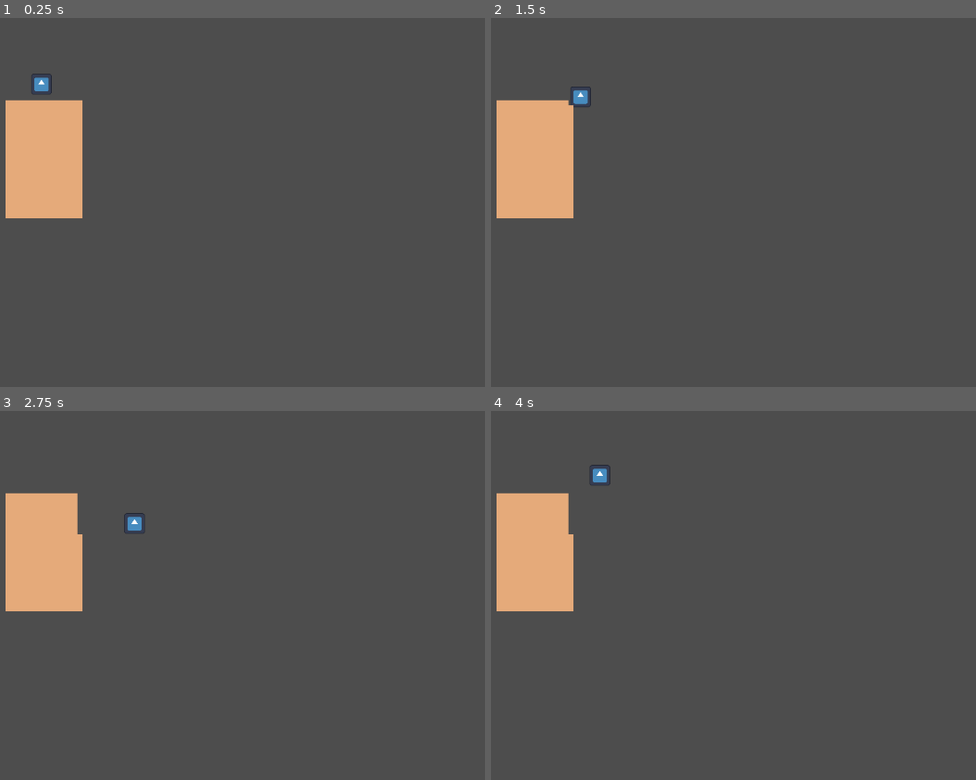
Above: before the commit, frames 1-4 (two rows, left to right).
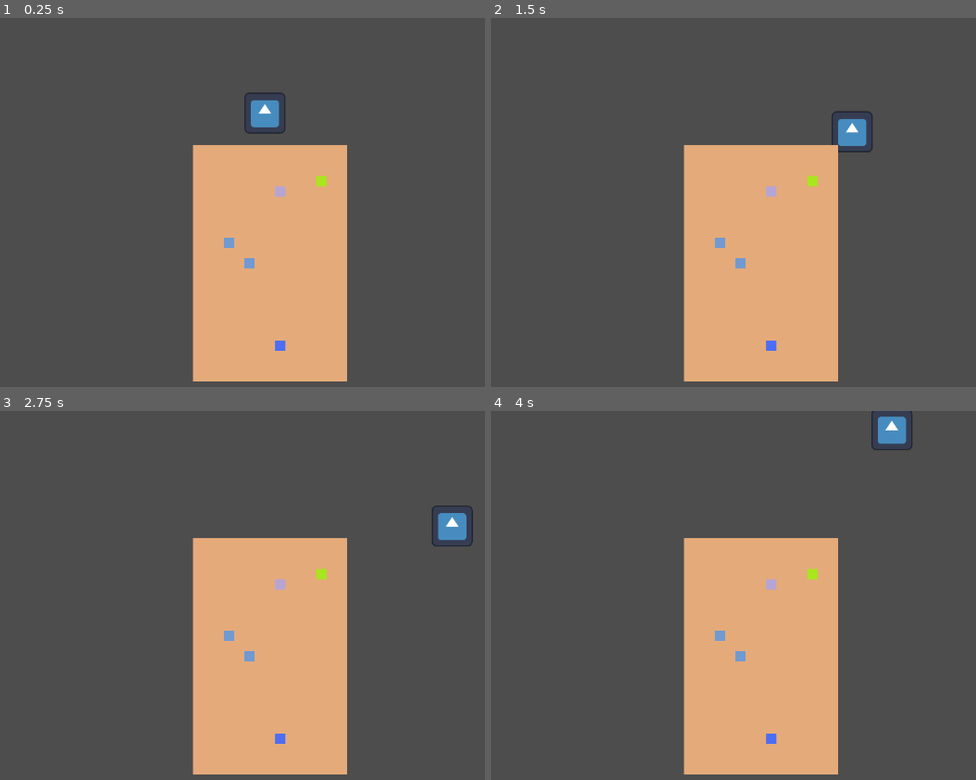
Above: after the commit, the same moments.

Repository: MatthewMa929/Game-Jam-NYNS
Game: Godot game, scene res://World/world.tscn
Same seed, same stepped clock (60 frames per second), same inputs: the game is played once before the commit and once after it. The engine's default icon, where the game draws it, is replaced by a stand-in: a white triangle on a blue panel in a dark square.
Inputs:
- Up to frame 1 (0.25 s): no input
- Up to frame 2 (1.5 s): tap Enter at 0.5 s; hold D (Right) 0.53-1.28 s; hold S (Down) from 1.28 s (still down)
- Up to frame 3 (2.75 s): release S (Down) at 2.03 s; hold D (Right) from 2.03 s (still down)
- Up to frame 4 (4 s): release D (Right) at 2.78 s; hold W (Up) 2.78-3.53 s; hold A (Left) from 3.53 s (still down)

The runs differ from the first frame. In frame 1, 26% of the frame differs, in the area x 1-72%, y 15-99%; in frame 2, 26%; in frame 3, 26%; in frame 4, 26%.
Error after the commit: Invalid operands 'Vector2i' and 'Vector2' in operator '!='. (res://Player/player.gd:18)

Commit message:
Ore functionality ready, Movement 8 way

Diff:
--- a/Player/player.gd
+++ b/Player/player.gd
@@ -1,23 +1,21 @@
 extends CharacterBody2D
 
 
-const SPEED = 100
+var SPEED = 100
+var direction = Vector2.ZERO
 
 func _physics_process(delta):
-	var direction_x = Input.get_axis("Left", "Right")
-	var direction_y = Input.get_axis("Up", "Down")
-	if direction_x:
-		velocity.x = direction_x * SPEED
-		velocity.y = 0
-	elif direction_y:
-		velocity.y = direction_y * SPEED
-		velocity.x = 0
-	if !direction_x:
-		velocity.x = move_toward(velocity.x, 0, SPEED)
-	if !direction_y:
-		velocity.y = move_toward(velocity.y, 0, SPEED)
+	direction.x = Input.get_axis("Left", "Right")
+	direction.y = Input.get_axis("Up", "Down")
+	direction = direction.normalized()
+	velocity = direction * SPEED
 	var collision = move_and_collide(velocity * delta)
 	if collision and collision.get_collider() is TileMap:
 		var tilemap = collision.get_collider()
 		var pos = tilemap.local_to_map(collision.get_position())
+		#coordinates for ores
+		var coords = tilemap.get_cell_atlas_coords(0,pos)
+		if coords != Vector2.ZERO:
+			#Mining Ores does what (Coords for Ores on Atlas TileMap)
+			pass
 		tilemap.erase_cell(0,pos)
--- a/World/world.tscn
+++ b/World/world.tscn
@@ -1,7 +1,8 @@
-[gd_scene load_steps=6 format=3 uid="uid://c0sna7behoynp"]
+[gd_scene load_steps=10 format=3 uid="uid://c0sna7behoynp"]
 
-[ext_resource type="Texture2D" uid="uid://bhokt5kekyjmt" path="res://Sprites/pixil-frame-0.png" id="1_tx6b7"]
+[ext_resource type="Texture2D" uid="uid://bhokt5kekyjmt" path="res://Sprites/Dirt.png" id="1_tx6b7"]
 [ext_resource type="PackedScene" uid="uid://dxgyw2gl5mrt3" path="res://Player/player.tscn" id="1_yd6rp"]
+[ext_resource type="Texture2D" uid="uid://bqo1fq5ccargr" path="res://Sprites/Ores.png" id="3_6xt6y"]
 
 [sub_resource type="PhysicsMaterial" id="PhysicsMaterial_doxqc"]
 
@@ -19,12 +20,97 @@
 physics_layer_0/physics_material = SubResource("PhysicsMaterial_doxqc")
 sources/0 = SubResource("TileSetAtlasSource_hru0s")
 
+[sub_resource type="PhysicsMaterial" id="PhysicsMaterial_6t7yl"]
+
+[sub_resource type="TileSetAtlasSource" id="TileSetAtlasSource_7chyq"]
+texture = ExtResource("3_6xt6y")
+texture_region_size = Vector2i(8, 8)
+1:1/0 = 0
+1:1/0/physics_layer_0/linear_velocity = Vector2(0, 0)
+1:1/0/physics_layer_0/angular_velocity = 0.0
+1:1/0/physics_layer_0/polygon_0/points = PackedVector2Array(-3.34375, -3.5, 3.46875, -3.4375, 3.46875, 3.5, -3.34375, 3.4375)
+0:0/0 = 0
+0:0/0/physics_layer_0/linear_velocity = Vector2(0, 0)
+0:0/0/physics_layer_0/angular_velocity = 0.0
+0:0/0/physics_layer_0/polygon_0/points = PackedVector2Array(-3.34375, -3.5, 3.46875, -3.4375, 3.46875, 3.5, -3.34375, 3.4375)
+0:1/0 = 0
+0:1/0/physics_layer_0/linear_velocity = Vector2(0, 0)
+0:1/0/physics_layer_0/angular_velocity = 0.0
+0:1/0/physics_layer_0/polygon_0/points = PackedVector2Array(-3.34375, -3.5, 3.46875, -3.4375, 3.46875, 3.5, -3.34375, 3.4375)
+1:0/0 = 0
+1:0/0/physics_layer_0/linear_velocity = Vector2(0, 0)
+1:0/0/physics_layer_0/angular_velocity = 0.0
+1:0/0/physics_layer_0/polygon_0/points = PackedVector2Array(-3.34375, -3.5, 3.46875, -3.4375, 3.46875, 3.5, -3.34375, 3.4375)
+2:0/0 = 0
+2:0/0/physics_layer_0/linear_velocity = Vector2(0, 0)
+2:0/0/physics_layer_0/angular_velocity = 0.0
+2:0/0/physics_layer_0/polygon_0/points = PackedVector2Array(-3.34375, -3.5, 3.46875, -3.4375, 3.46875, 3.5, -3.34375, 3.4375)
+3:0/0 = 0
+3:0/0/physics_layer_0/linear_velocity = Vector2(0, 0)
+3:0/0/physics_layer_0/angular_velocity = 0.0
+3:0/0/physics_layer_0/polygon_0/points = PackedVector2Array(-3.34375, -3.5, 3.46875, -3.4375, 3.46875, 3.5, -3.34375, 3.4375)
+3:1/0 = 0
+3:1/0/physics_layer_0/linear_velocity = Vector2(0, 0)
+3:1/0/physics_layer_0/angular_velocity = 0.0
+3:1/0/physics_layer_0/polygon_0/points = PackedVector2Array(-3.34375, -3.5, 3.46875, -3.4375, 3.46875, 3.5, -3.34375, 3.4375)
+2:1/0 = 0
+2:1/0/physics_layer_0/linear_velocity = Vector2(0, 0)
+2:1/0/physics_layer_0/angular_velocity = 0.0
+2:1/0/physics_layer_0/polygon_0/points = PackedVector2Array(-3.34375, -3.5, 3.46875, -3.4375, 3.46875, 3.5, -3.34375, 3.4375)
+0:2/0 = 0
+0:2/0/physics_layer_0/linear_velocity = Vector2(0, 0)
+0:2/0/physics_layer_0/angular_velocity = 0.0
+0:2/0/physics_layer_0/polygon_0/points = PackedVector2Array(-3.34375, -3.5, 3.46875, -3.4375, 3.46875, 3.5, -3.34375, 3.4375)
+1:2/0 = 0
+1:2/0/physics_layer_0/linear_velocity = Vector2(0, 0)
+1:2/0/physics_layer_0/angular_velocity = 0.0
+1:2/0/physics_layer_0/polygon_0/points = PackedVector2Array(-3.34375, -3.5, 3.46875, -3.4375, 3.46875, 3.5, -3.34375, 3.4375)
+2:2/0 = 0
+2:2/0/physics_layer_0/linear_velocity = Vector2(0, 0)
+2:2/0/physics_layer_0/angular_velocity = 0.0
+2:2/0/physics_layer_0/polygon_0/points = PackedVector2Array(-3.34375, -3.5, 3.46875, -3.4375, 3.46875, 3.5, -3.34375, 3.4375)
+3:2/0 = 0
+3:2/0/physics_layer_0/linear_velocity = Vector2(0, 0)
+3:2/0/physics_layer_0/angular_velocity = 0.0
+3:2/0/physics_layer_0/polygon_0/points = PackedVector2Array(-3.34375, -3.5, 3.46875, -3.4375, 3.46875, 3.5, -3.34375, 3.4375)
+0:3/0 = 0
+0:3/0/physics_layer_0/linear_velocity = Vector2(0, 0)
+0:3/0/physics_layer_0/angular_velocity = 0.0
+0:3/0/physics_layer_0/polygon_0/points = PackedVector2Array(-3.34375, -3.5, 3.46875, -3.4375, 3.46875, 3.5, -3.34375, 3.4375)
+1:3/0 = 0
+1:3/0/physics_layer_0/linear_velocity = Vector2(0, 0)
+1:3/0/physics_layer_0/angular_velocity = 0.0
+1:3/0/physics_layer_0/polygon_0/points = PackedVector2Array(-4, -4, 4, -4, 4, 4, -4, 4)
+2:3/0 = 0
+2:3/0/physics_layer_0/linear_velocity = Vector2(0, 0)
+2:3/0/physics_layer_0/angular_velocity = 0.0
+2:3/0/physics_layer_0/polygon_0/points = PackedVector2Array(-3.34375, -3.5, 3.46875, -3.4375, 3.46875, 3.5, -3.34375, 3.4375)
+3:3/0 = 0
+3:3/0/physics_layer_0/linear_velocity = Vector2(0, 0)
+3:3/0/physics_layer_0/angular_velocity = 0.0
+3:3/0/physics_layer_0/polygon_0/points = PackedVector2Array(-3.34375, -3.5, 3.46875, -3.4375, 3.46875, 3.5, -3.34375, 3.4375)
+
+[sub_resource type="TileSet" id="TileSet_b0r1q"]
+tile_size = Vector2i(8, 8)
+physics_layer_0/collision_layer = 1
+physics_layer_0/physics_material = SubResource("PhysicsMaterial_6t7yl")
+sources/0 = SubResource("TileSetAtlasSource_7chyq")
+
 [node name="World" type="Node2D"]
 
 [node name="Player" parent="." instance=ExtResource("1_yd6rp")]
 position = Vector2(216, 103)
 
-[node name="TileMap" type="TileMap" parent="."]
+[node name="Dirt" type="TileMap" parent="."]
 tile_set = SubResource("TileSet_1p3wg")
 format = 2
 layer_0/tile_data = PackedInt32Array(1048599, 0, 0, 1048600, 0, 0, 1048601, 0, 0, 1048602, 0, 0, 1048603, 0, 0, 1048604 …(5092 unchanged characters)…
+
+[node name="Ores" type="TileMap" parent="."]
+tile_set = SubResource("TileSet_b0r1q")
+format = 2
+layer_0/tile_data = PackedInt32Array(1310748, 131072, 2, 1638423, 65536, 1, 1769497, 65536, 1, 2293788, 131072, 0, 1245216, 65536, 0)
+
+[node name="Camera2D" type="Camera2D" parent="."]
+position = Vector2(222, 191)
+zoom = Vector2(2, 2)
Renamed: Sprites/pixil-frame-0.png -> Sprites/Dirt.png
Not shown, added: Sprites/Dirt.png.import
Binary file added: Sprites/Ores.png
Not shown, changed: Sprites/Ores.png.import
